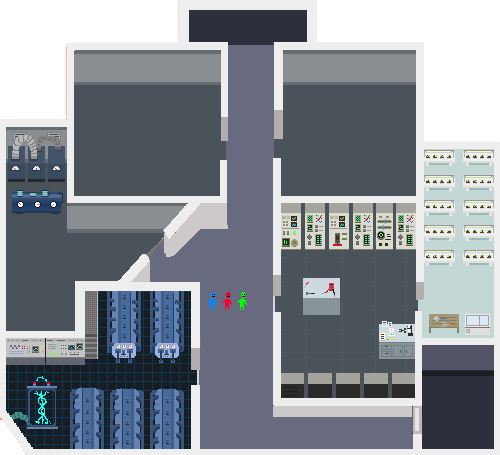
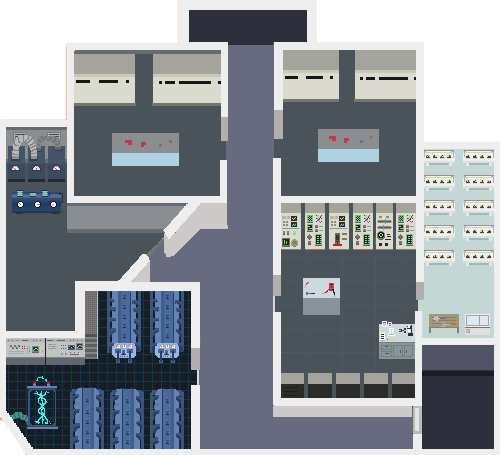
Before/after of a (500, 455) layered artwork. What changed in the layer stack:
removed layer "walls" over [74, 50, 416, 310]
added layer "Layer 18" above "Layer 17" over [283, 50, 416, 162]
added layer "Layer 17" above "air filter" over [74, 50, 416, 310]
hid "Layer 13 copy 2" over [208, 292, 247, 310]
